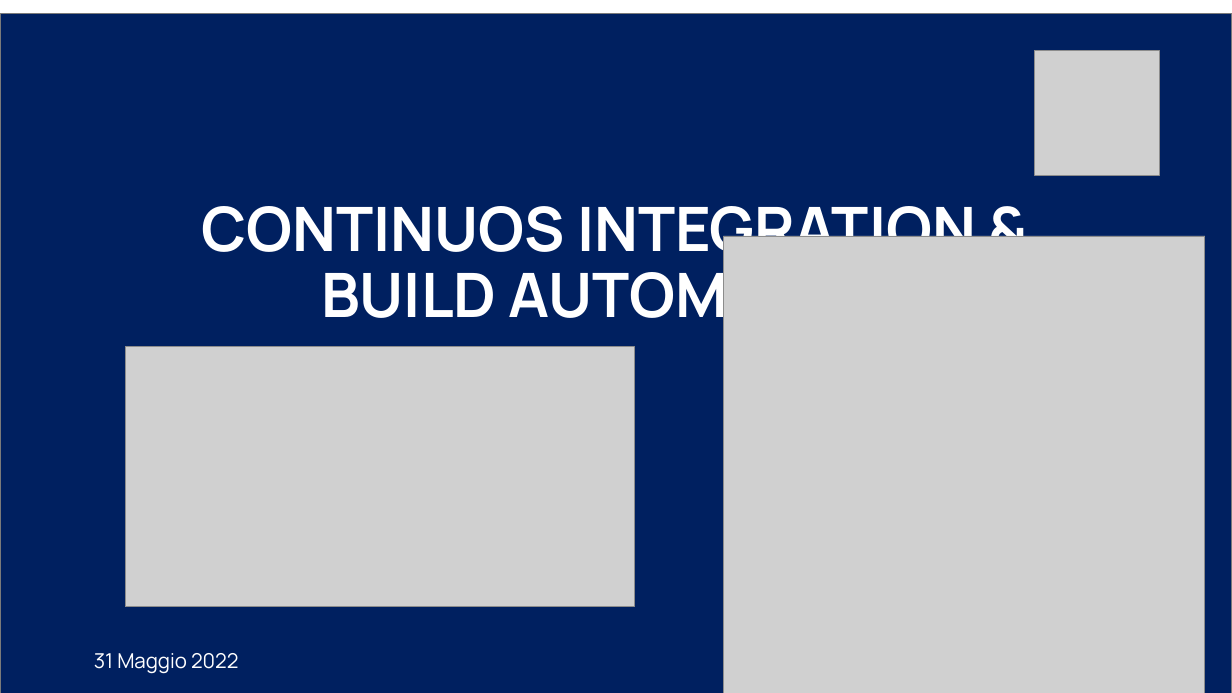
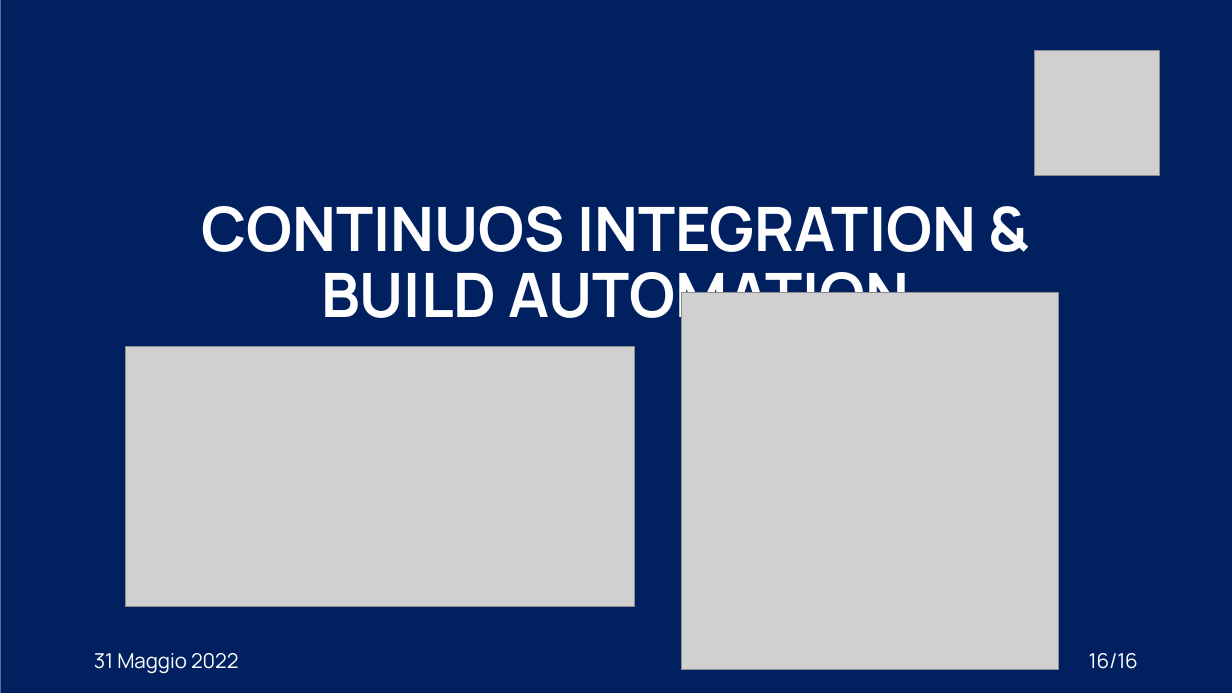
Before and after one commit to XidaZ3/MTSSAssignment3, a slide deck: slide 16 of MTSSAssignment3.pptx. Drawn at 1232x693 pixels with LibreOffice and Linux fonts; fonts in the diff are those of the drawing; grey boxes stand for pictures. Boxes give left, top, right and bottom in pixels: in the first picture for what was removed or moved away, otherwise in the second. Text is boxed around its words. In the diff, an @@ line names an element or a change of style, - is before the commit and + after.

```diff
--- a/MTSSAssignment3.pptx
+++ b/MTSSAssignment3.pptx
@@ rectangle resized from (x1=0, y1=14, x2=1232, y2=693) to (x1=0, y1=0, x2=1232, y2=693) @@
@@ rectangle at (x1=0, y1=0, x2=1232, y2=693): outline #7A7A7A 1 pt to none @@
@@ picture resized from (x1=724, y1=236, x2=1205, y2=693) to (x1=682, y1=292, x2=1059, y2=669) @@
@@ page number added at (x1=1089, y1=653, x2=1138, y2=669), 16 pt, text #FFFFFF @@
+16/16
```
Also in this commit, not shown: 10 other slides changed, 4 slides added, 5 other files.
